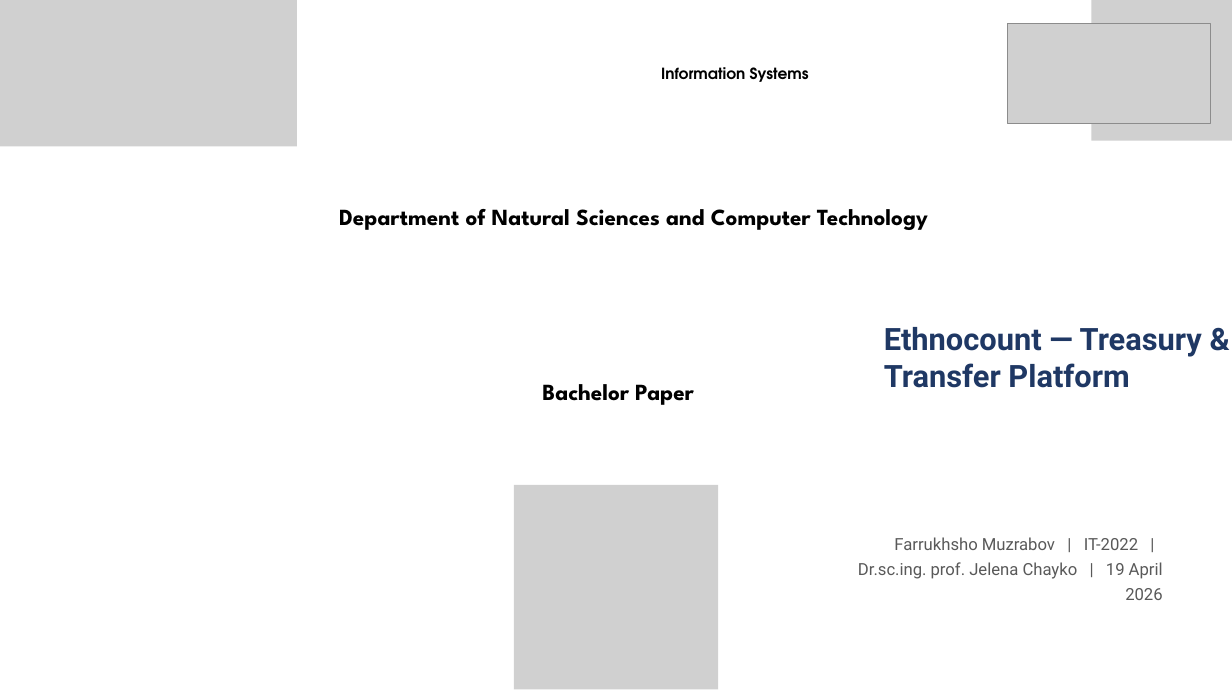
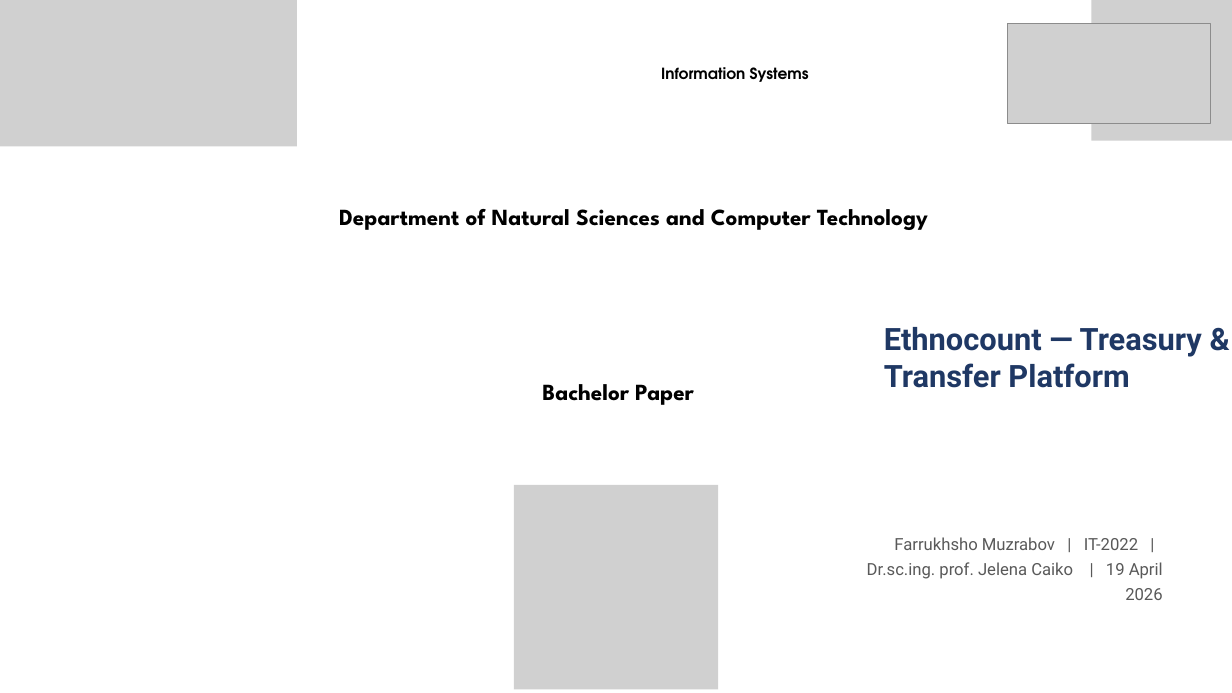
Before and after one commit to farruhsho/ethnocount, a slide deck: slide 1 of docs/thesis/Defence_Muzrabov_Farrukhsho_v3.pptx. Drawn at 1232x693 pixels with LibreOffice and Linux fonts; fonts in the diff are those of the drawing; grey boxes stand for pictures. Boxes give left, top, right and bottom in pixels: in the first picture for what was removed or moved away, otherwise in the second. Text is boxed around its words. In the diff, an @@ line names an element or a change of style, - is before the commit and + after.

```diff
--- a/docs/thesis/Defence_Muzrabov_Farrukhsho_v3.pptx
+++ b/docs/thesis/Defence_Muzrabov_Farrukhsho_v3.pptx
@@ text at (867, 537, 1163, 600): text changed @@
-Farrukhsho Muzrabov | IT-2022 | Dr.sc.ing. prof. Jelena Chayko | 19 April 2026
+Farrukhsho Muzrabov | IT-2022 | Dr.sc.ing. prof. Jelena Caiko | 19 April 2026
```
